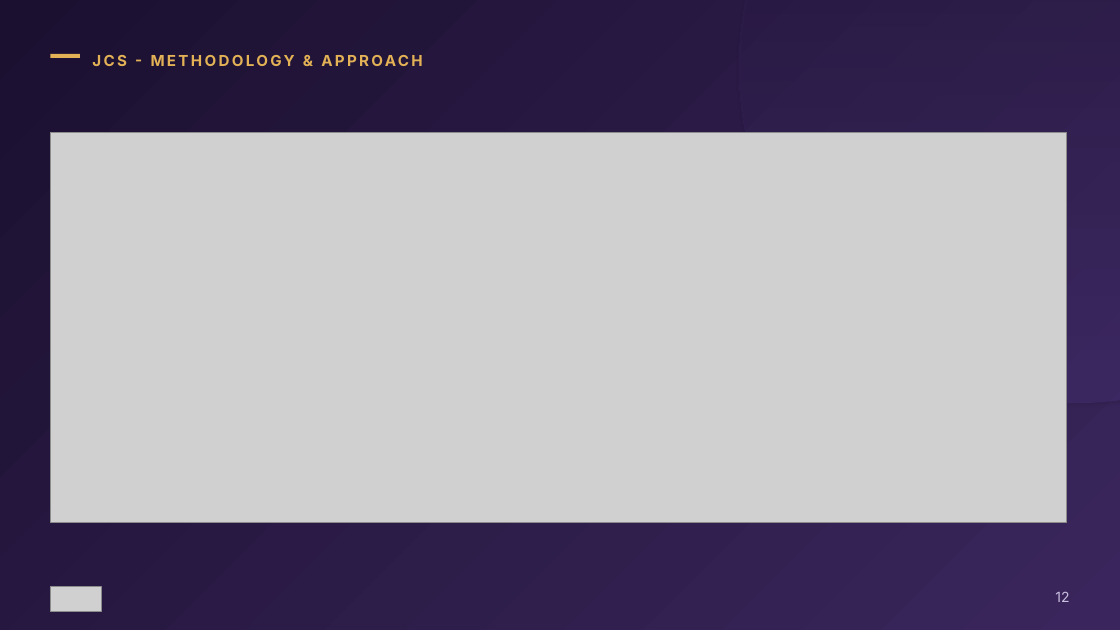
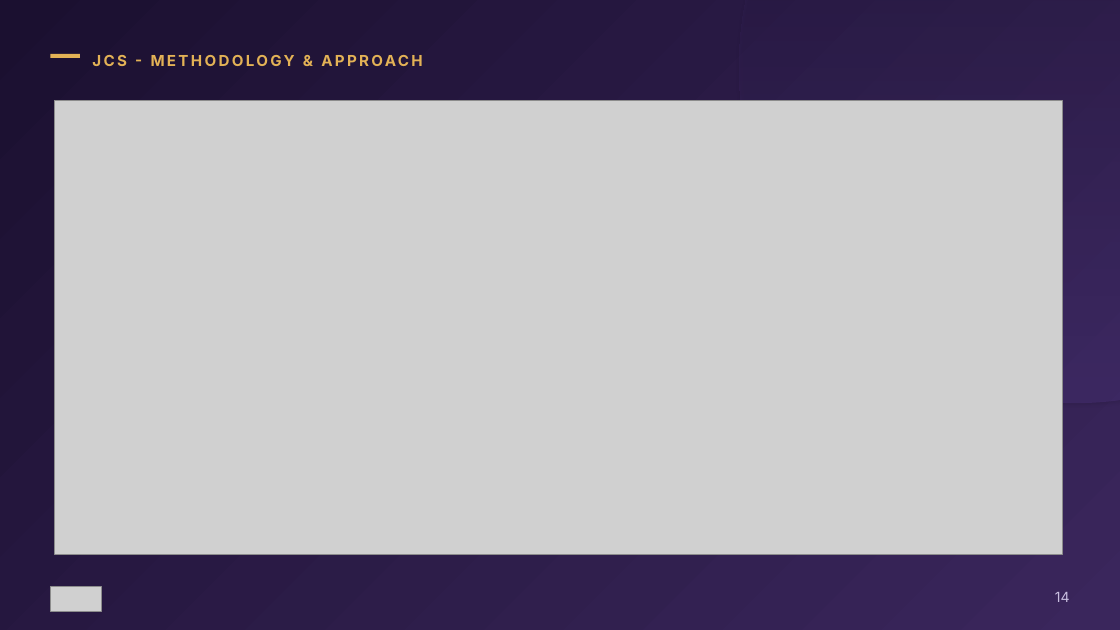
Before and after one commit to patriciobrunoar/alkimia, a slide deck: slide 14 of decks/jcs-miami-dade/JCS-Case-Miami-Dade-Alkimia.pptx (slide 12 before the commit). Drawn at 1120x630 pixels with LibreOffice and Linux fonts; fonts in the diff are those of the drawing; grey boxes stand for pictures. Boxes give left, top, right and bottom in pixels: in the first picture for what was removed or moved away, otherwise in the second. Text is boxed around its words. In the diff, an @@ line names an element or a change of style, - is before the commit and + after.

```diff
--- a/decks/jcs-miami-dade/JCS-Case-Miami-Dade-Alkimia.pptx
+++ b/decks/jcs-miami-dade/JCS-Case-Miami-Dade-Alkimia.pptx
@@ picture: place and size @@
-picture at bbox=[50, 133, 1067, 523]
+picture at bbox=[55, 101, 1063, 555]
@@ text at bbox=[1055, 592, 1070, 602]: text changed @@
-12
+14
```
Also in this commit, not shown: 27 other slides changed, 3 slides added, 2 slides removed, 21 other files.
